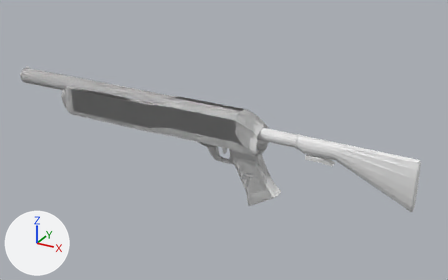
Two versions of the Blender file gun.blend, one commit apart.
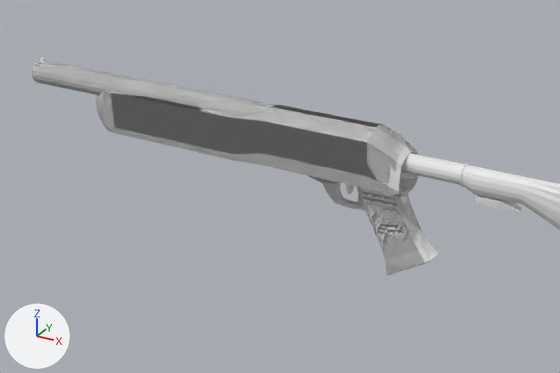
The first picture shows the older version from a camera (50 mm lens) standing at (0.69, -1.191, 0.559) and looking at (0.015, 0.038, -0.055). The close-ups show both versions on the part from 0% to 80% of the width and 10% to 96% of the height of that picture; other places that the commit changed are outside them. Arrows for +X, +Y and +Z are at lower left; the lights stay in place.

In view in the first close-up: 'gun', 'stock', 'stock adjuster'.
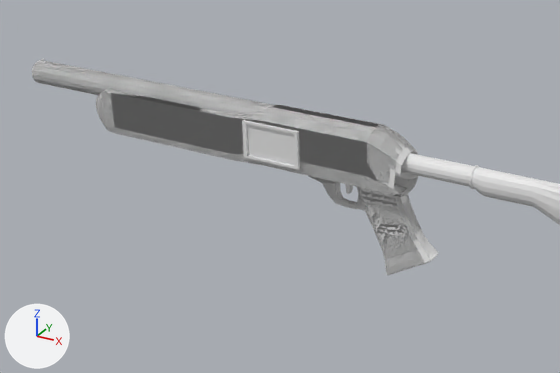
Location of each change, (x1, y1, x2, y2) in pixels of the close-ups (560 x 373 px):
'stock', moved: before (401, 153, 560, 230); after (401, 153, 560, 225)
'Plane', added: after (242, 120, 300, 170)
'stock adjuster', no longer drawn: before (475, 195, 522, 214)
part 1 of me_cube, deleted: before (394, 172, 400, 191)

The change, as a diff of the scene's bpy script:
```diff
--- a/gun.blend.py
+++ b/gun.blend.py
@@ me_cube @@
 me_cube.from_pydata(...)  # 2477 vertices, 2520 faces, 12 loose edges; spans x -0.49..0.15, y -0.26..0.26, z -1.23..0.35
 # used by ob_gun; parent = ob_gun_base; location = (0.0, 0.0, 0.0); scale = (1.21, 0.138, 0.155)
 # verts and faces of me_cube; kept vertices keep their numbers, new ones are numbered from 2477
 # before: 130 (0.11, -0.23, -0.05) at pixel (400, 175), 131 (0.11, -0.24, -0.12) at pixel (399, 182), 132 (0.11, -0.25, -0.21) at pixel (398, 191), 276 (0.11, -0.25, -0.19) at pixel (394, 189), 277 (0.11, -0.24, -0.09) at pixel (394, 179)
 # before: 278 (0.11, -0.23, -0.02) at pixel (395, 171)
+# me_cube part 1
+delete_vertices([131])  # with the faces that use them
@@ me_plane_001 @@
+me_plane_001.from_pydata([(-0.0437, -0.0437, 0.0), (0.0437, -0.0437, 0.0), (-0.0437, 0.0437, 0.0), (0.0437, 0.0437, 0.0), (-0.05, -0.05, -0.005), (0.05, -0.05, -0.005), (-0.05, 0.05, -0.005), (0.05, 0.05, -0.005), (-0.05, 0.05, 0.0), (-0.05, -0.05, 0.0), (0.05, -0.05, 0.0), (0.05, 0.05, 0.0), (-0.0437, 0.0437, -0.0035), (-0.0437, -0.0437, -0.0035), (0.0437, -0.0437, -0.0035), (0.0437, 0.0437, -0.0035)], [], [(3, 2, 12, 15), (4, 6, 7, 5), (9, 8, 6, 4), (10, 9, 4, 5), (11, 10, 5, 7), (8, 11, 7, 6), (0, 2, 8, 9), (1, 0, 9, 10), (3, 1, 10, 11), (2, 3, 11, 8), (13, 14, 15, 12), (0, 1, 14, 13), (1, 3, 15, 14), (2, 0, 13, 12)])
@@ ob_stock @@
 ob_stock.parent = ob_gun_base
-ob_stock.location = (0.0825, 0.0, 0.0)
+ob_stock.location = (0.0975, 0.0, 0.0)
@@ ob_stock_adjuster @@
 ob_stock_adjuster.location = (0.366, 0.0, -0.0252)
+ob_stock_adjuster.rotation_euler = (0.0, -0.0725, 0.0)  # degrees (0, -4.2, 0)
 ob_stock_adjuster.scale = (1.21, 1.0, 0.364)
@@ ob_plane @@
+ob_plane = bpy.data.objects.new('Plane', me_plane_001)
+ob_plane.location = (-0.081, -0.041, 0.001)
+ob_plane.rotation_euler = (1.571, 0.0, 0.0)  # degrees (90, 0, 0)
+ob_plane.scale = (1.0, -0.612, 1.0)
```
